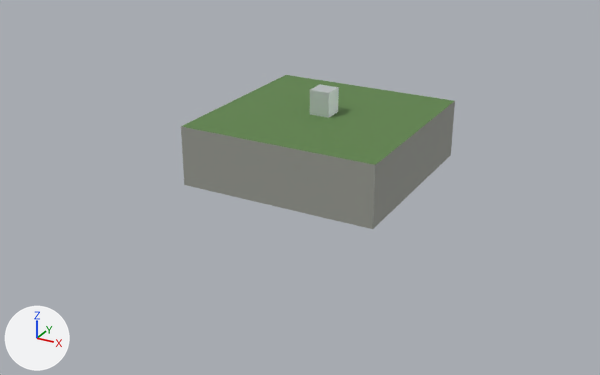
The FBX model unity/Assets/Models/Buildings/a1063/0/mashup-reservoir-far.fbx, before and after one commit.
Before and after are seen from a 50 mm camera at (14.2, -27.8, 12.9) aimed at (-0.4, -1.3, -0.4). The axes (+X, +Y, +Z) are drawn at lower left. The lights are the same throughout. The picture after the commit comes second. Where no turn or scale is listed for an object, it has been applied to the vertices.

In view in the first picture: 'a1063/0/mashup-reservoir-far'.
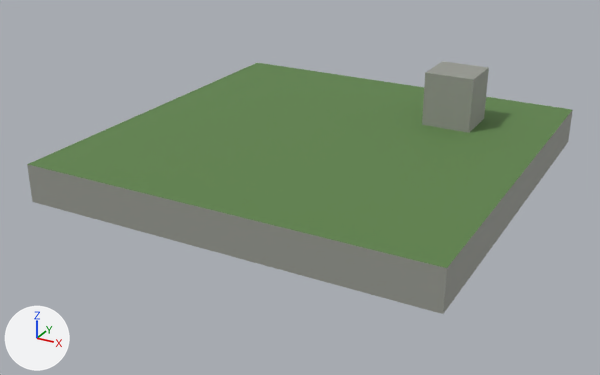
Patch to the scene script:
```diff
--- a/unity/Assets/Models/Buildings/a1063/0/mashup-reservoir-far.fbx.py
+++ b/unity/Assets/Models/Buildings/a1063/0/mashup-reservoir-far.fbx.py
@@ me_a1063_0_mashup_reservoir_far @@
 # used by ob_a1063_0_mashup_reservoir_far; location = (0.0, 0.0, 0.0)
-me_a1063_0_mashup_reservoir_far.from_pydata(...)  # 16 vertices, 10 faces; spans x -4.0..4.0, y -4.0..4.0, z 0.0..3.4
+me_a1063_0_mashup_reservoir_far.from_pydata(...)  # 16 vertices, 10 faces; spans x -8.0..8.0, y -8.0..8.0, z 0.0..3.7
+# me_a1063_0_mashup_reservoir_far part 1: the loose piece of 8 vertices spanning x -4.0..4.0, y -4.0..4.0, z 0.0..2.4 is scaled about the mesh origin by (2, 2, 0.625)
+# me_a1063_0_mashup_reservoir_far part 2: the loose piece of 8 vertices spanning x -0.42..0.42, y -0.42..0.42, z 2.4..3.4 is scaled about its middle by (2.38, 2.38, 2.2), then moved by (4.0, 4.0, -0.3)
+# me_a1063_0_mashup_reservoir_far part 3: all 5 faces that had it switch from mat_bd_metal_panel (white #dfe5e7) to mat_bd_concrete (grey #999b93)
 me_a1063_0_mashup_reservoir_far.materials.append(mat_bd_grass)
```

Where the change shows, as pixel boxes [x1, y1, x2, y2] in the pictures (600 x 375 px; the box of a moved part takes in the faces that stretch with it):
'a1063/0/mashup-reservoir-far', reshaped, recoloured (99% wider, 64% taller): before [181, 75, 455, 229]; after [27, 61, 573, 314]
part 1 of me_a1063_0_mashup_reservoir_far, moved or reshaped: before [181, 75, 455, 229]; after [27, 63, 573, 314]
part 2 of me_a1063_0_mashup_reservoir_far, moved or reshaped: before [310, 84, 339, 118]; after [422, 61, 489, 133]
part 3 of me_a1063_0_mashup_reservoir_far, recoloured: before [310, 84, 339, 118]; after [422, 61, 489, 133]
